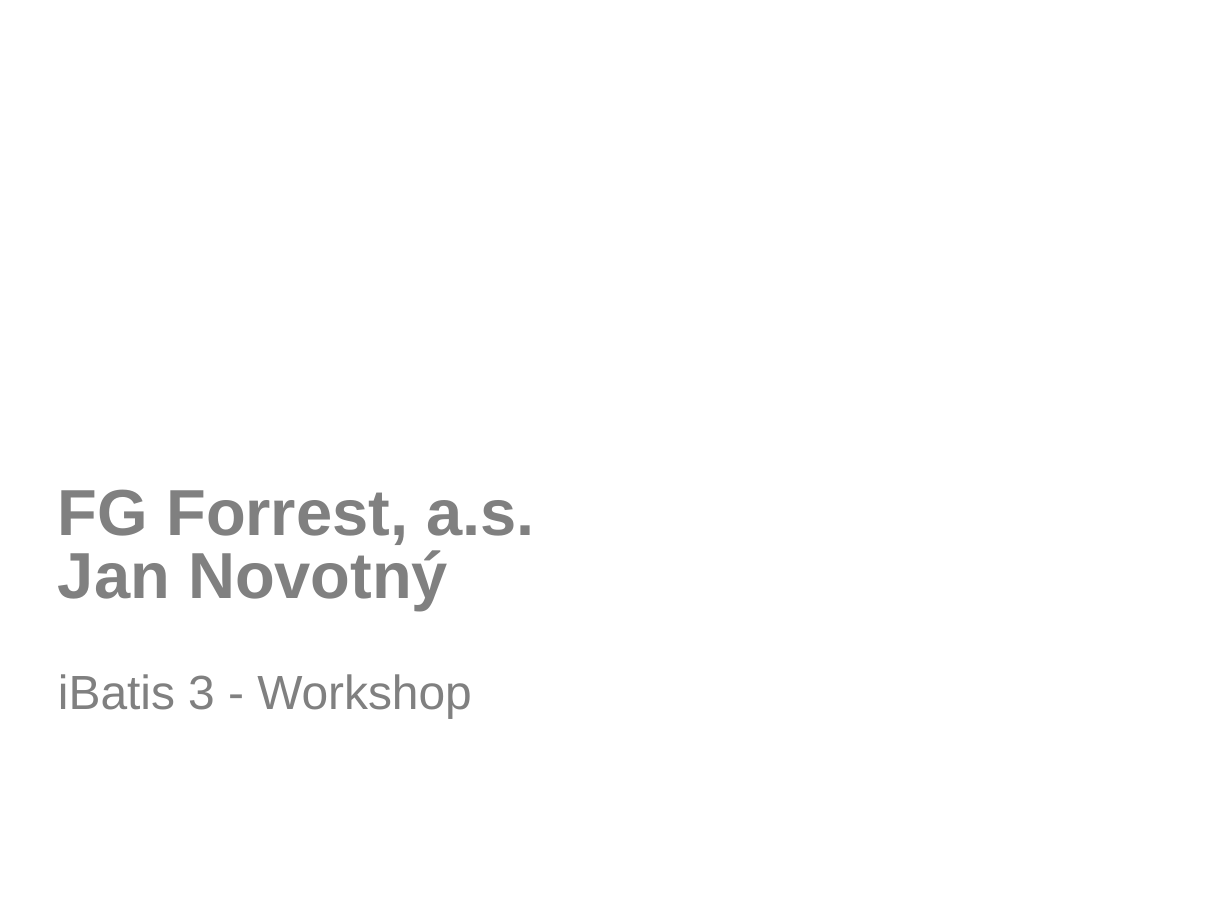
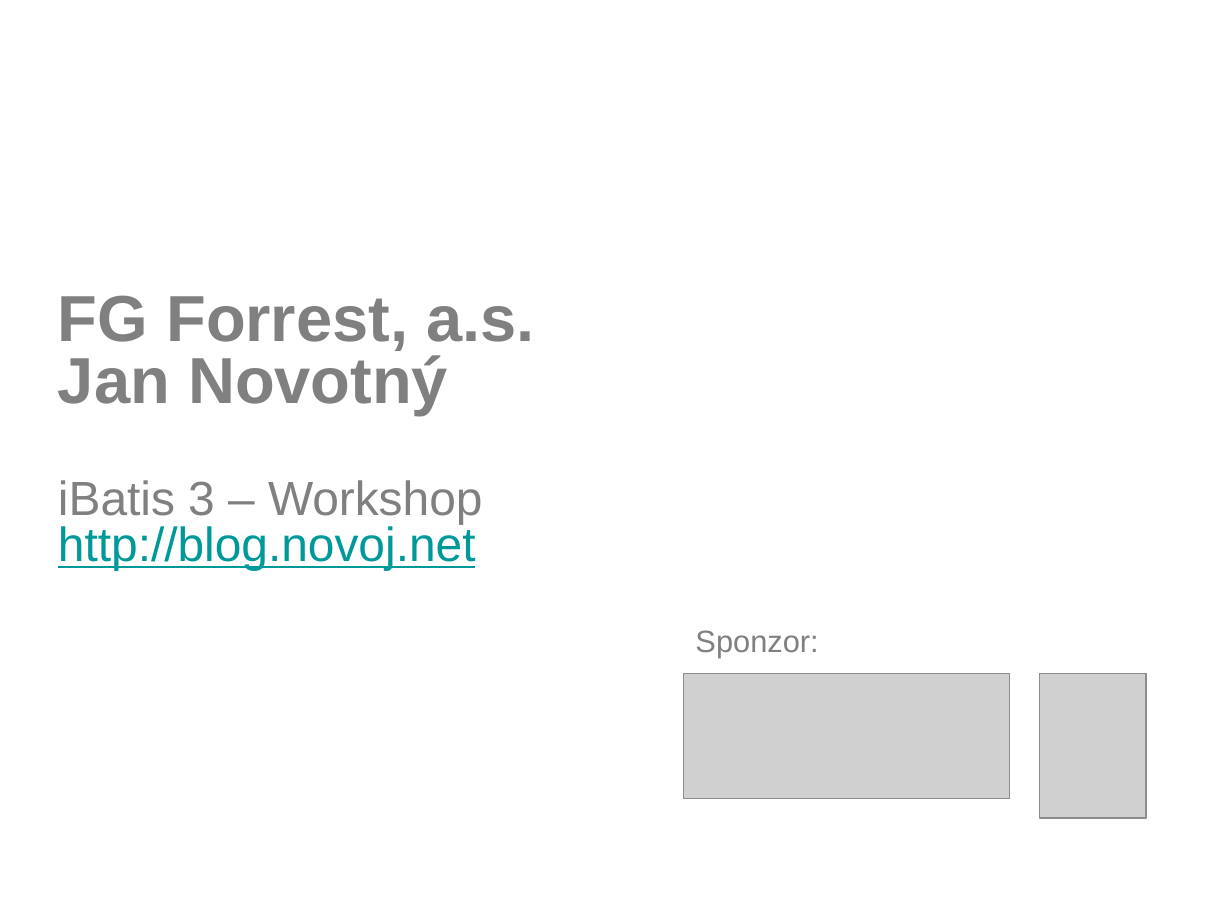
Before and after one commit to novoj/iBatisWorkShop, a slide deck: slide 1 of docs/iBatis 3 Workskop CZJUG.pptx. Drawn at 1232x924 pixels with LibreOffice and Linux fonts; fonts in the diff are those of the drawing; grey boxes stand for pictures; background and template pictures are left out. Boxes give left, top, right and bottom in pixels: in the first picture for what was removed or moved away, otherwise in the second. Text is boxed around its words. In the diff, an @@ line names an element or a change of style, - is before the commit and + after.

```diff
--- a/docs/iBatis 3 Workskop CZJUG.pptx
+++ b/docs/iBatis 3 Workskop CZJUG.pptx
@@ title at box(58, 295, 534, 570): text changed; size 38 to 28 pt; bold off @@
-FG Forrest, a.s.
-Jan Novotný
-iBatis 3 - Workshop
+FG Forrest, a.s.
+Jan Novotný
+iBatis 3 – Workshop
+http://blog.novoj.net
@@ text added at box(695, 630, 818, 658), 18 pt, text #808080 @@
+Sponzor:
@@ picture added at box(684, 674, 1010, 800) @@
@@ picture added at box(1040, 674, 1146, 818) @@
```
Also in this commit, not shown: 3 other slides changed, 9 slides added.
